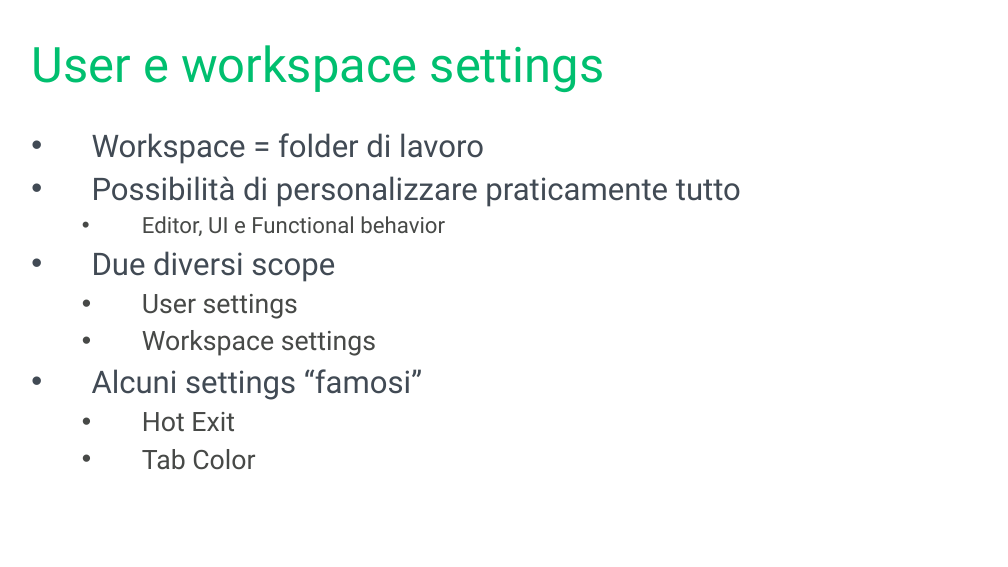
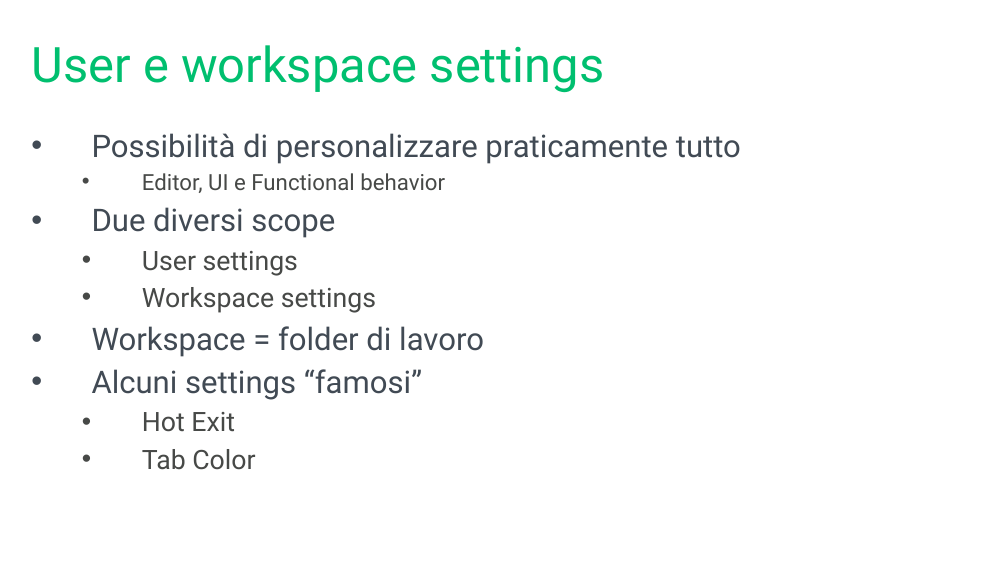
Before and after one commit to mrg3d/demo-opsstudio-repo, a slide deck: slide 16 of Introducing SQL Operations Studio.pptx. Drawn at 1008x567 pixels with LibreOffice and Linux fonts; fonts in the diff are those of the drawing; background and template pictures are left out. Boxes give left, top, right and bottom in pixels: in the first picture for what was removed or moved away, otherwise in the second. Text is boxed around its words. In the diff, an @@ line names an element or a change of style, - is before the commit and + after.

```diff
--- a/Introducing SQL Operations Studio.pptx
+++ b/Introducing SQL Operations Studio.pptx
@@ text at box(92, 133, 484, 164): paragraph removed @@
-• Workspace = folder di lavoro
@@ text at box(92, 326, 484, 357): paragraph added @@
+• Workspace = folder di lavoro
```
Also in this commit, not shown: 6 other slides changed.
